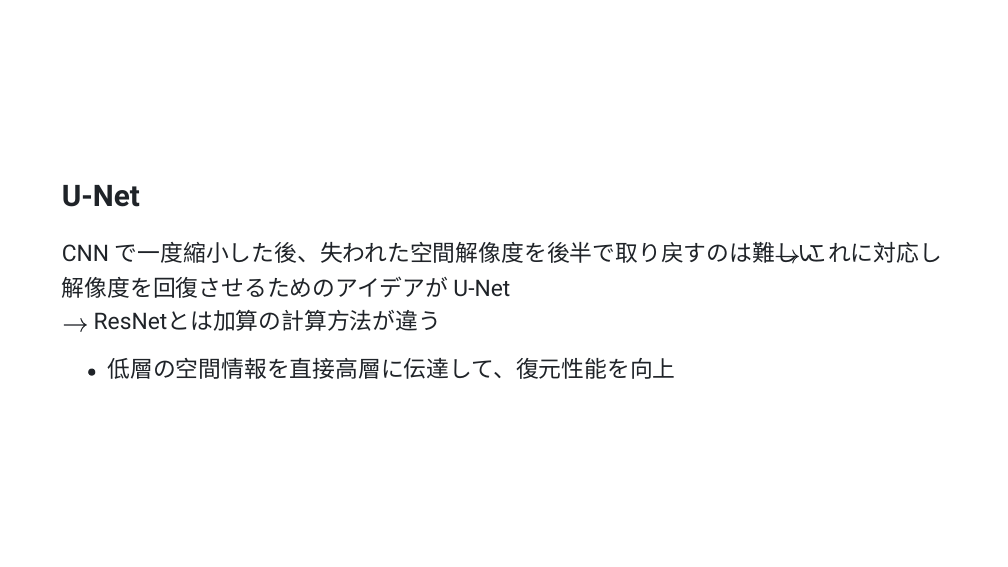
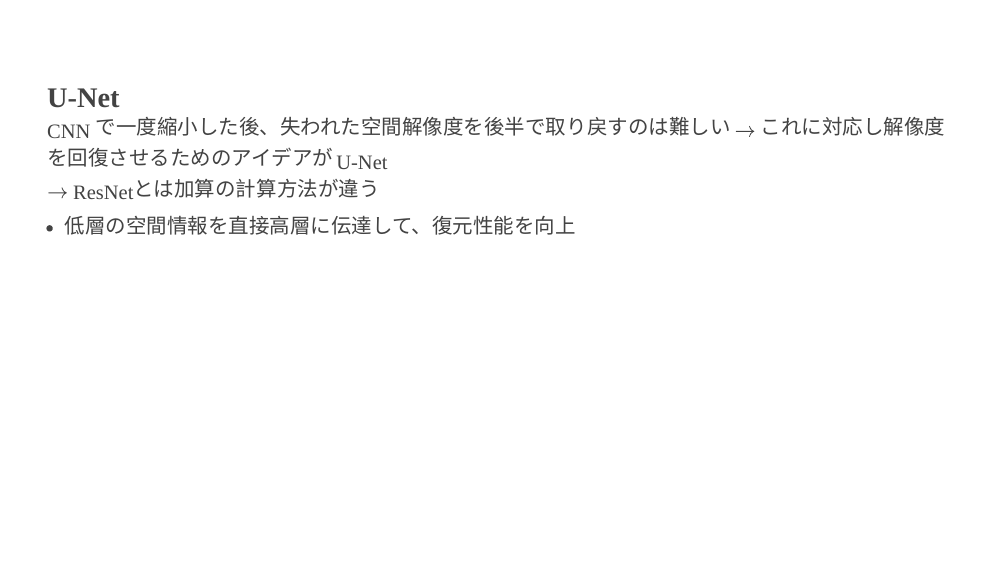
Before and after one commit to frinfo702/slides, a slide deck: slide 14 of nishikawa-lab/pptx/20251017_presentation.pptx. Drawn at 1008x567 pixels with LibreOffice and Linux fonts; fonts in the diff are those of the drawing. Boxes give left, top, right and bottom in pixels: in the first picture for what was removed or moved away, otherwise in the second. Text is boxed around its words. In the diff, an @@ line names an element or a change of style, - is before the commit and + after.

Commit message:
add slide theme path

```diff
--- a/nishikawa-lab/pptx/20251017_presentation.pptx
+++ b/nishikawa-lab/pptx/20251017_presentation.pptx
@@ text "U-Net": place and size @@
-text "U-Net" at (62, 185, 140, 207)
+text "U-Net" at (47, 88, 119, 108)
@@ text "U-Net" at (47, 88, 119, 108): size 28.3 to 27 pt, font Roboto to Times New Roman, text colour #1F2328 to #434343 @@
@@ text at (96, 117, 731, 136): text changed; size 21.7 to 19.5 pt; font Roboto to Lato; text colour #1F2328 to #434343 @@
-CNN で⼀度縮⼩した後、失われた空間解像度を後半で取り戻すのは難しい
+で⼀度縮⼩した後、失われた空間解像度を後半で取り戻すのは難しい
@@ text at (761, 117, 946, 136): text changed; size 21.7 to 19.5 pt; font Roboto to Lato; text colour #1F2328 to #434343 @@
-これに対応し
+これに対応し解像度
@@ text at (47, 148, 333, 167): text changed; size 21.7 to 19.5 pt; font Roboto to Lato; text colour #1F2328 to #434343 @@
-解像度を回復させるためのアイデアが U-Net
+を回復させるためのアイデアが
@@ text added at (47, 124, 90, 138), 19.5 pt, text #434343 @@
+CNN
@@ freeform shape added at (736, 126, 754, 137), fill #434343 @@
@@ text added at (133, 179, 379, 199), 19.5 pt, text #434343 @@
+とは加算の計算⽅法が違う
@@ text added at (336, 155, 387, 169), 19.5 pt, text #434343 @@
+U-Net
@@ freeform shape added at (48, 188, 67, 198), fill #434343 @@
@@ text added at (73, 185, 133, 199), 19.5 pt, text #434343 @@
+ResNet
@@ freeform shape added at (46, 225, 52, 231), fill #434343 @@
@@ text "低層の空間情報を直接⾼層に伝達して、復元性能を向上": place and size @@
-text "低層の空間情報を直接⾼層に伝達して、復元性能を向上" at (107, 358, 675, 379)
+text "低層の空間情報を直接⾼層に伝達して、復元性能を向上" at (65, 216, 576, 235)
@@ text "低層の空間情報を直接⾼層に伝達して、復元性能を向上" at (65, 216, 576, 235): size 21.7 to 19.5 pt, font Roboto to Lato, text colour #1F2328 to #434343 @@
@@ freeform shape removed at (776, 250, 799, 263) @@
@@ freeform shape removed at (64, 318, 87, 332) @@
@@ text removed at (94, 310, 441, 331) @@
-ResNetとは加算の計算⽅法が違う
@@ freeform shape removed at (88, 368, 95, 375) @@
```
Also in this commit, not shown: 16 other slides changed, 6 other files.
